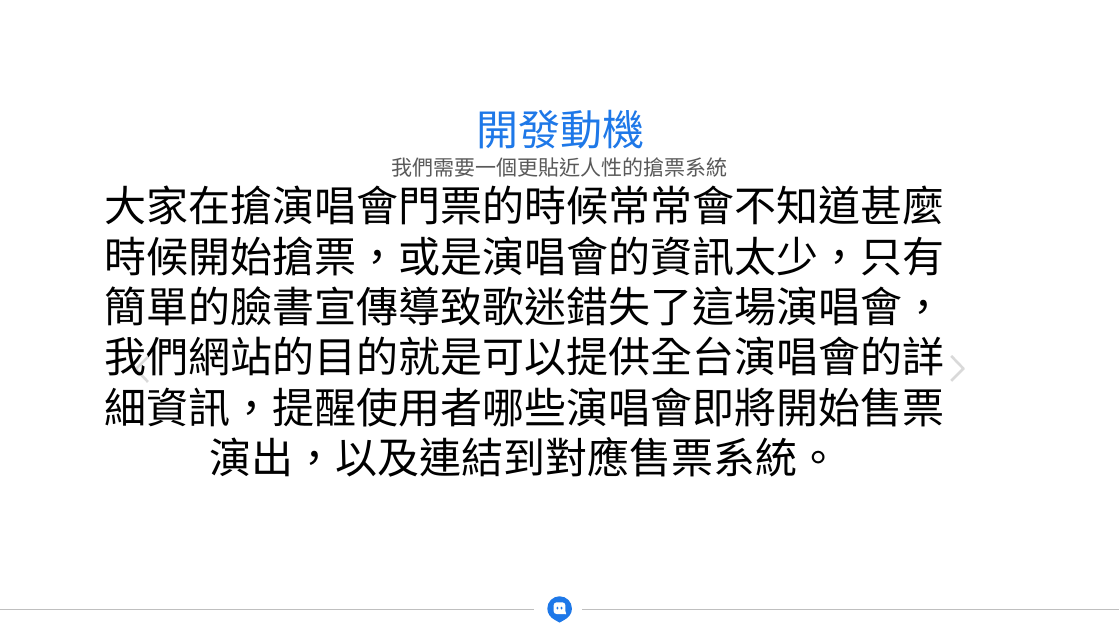
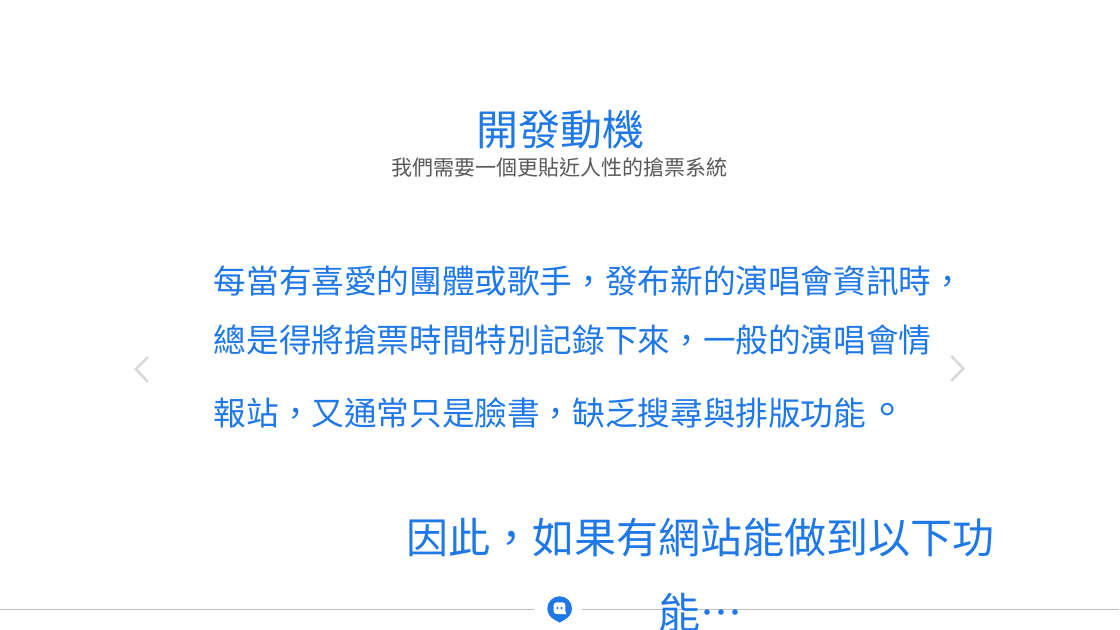
Before and after one commit to nozomi396/ntustFinalProject, a slide deck: slide 4 of 網頁製作PPT.pptx. Drawn at 1120x630 pixels with LibreOffice and Linux fonts; fonts in the diff are those of the drawing. Boxes give left, top, right and bottom in pixels: in the first picture for what was removed or moved away, otherwise in the second. Text is boxed around its words. In the diff, an @@ line names an element or a change of style, - is before the commit and + after.

```diff
--- a/網頁製作PPT.pptx
+++ b/網頁製作PPT.pptx
@@ text removed at box(104, 185, 944, 477) @@
-大家在搶演唱會門票的時候常常會不知道甚麼時候開始搶票，或是演唱會的資訊太少，只有簡單的臉書宣傳導致歌迷錯失了這場演唱會，我們網站的目的就是可以提供全台演唱會的詳細資訊，提醒使用者哪些演唱會即將開始售票演出，以及連結到對應售票系統。
@@ text added at box(214, 265, 964, 428), 28 pt, text #1E78E8 @@
+每當有喜愛的團體或歌手，發布新的演唱會資訊時，總是得將搶票時間特別記錄下來，一般的演唱會情報站，又通常只是臉書，缺乏搜尋與排版功能。
@@ text added at box(406, 517, 994, 557), 36 pt, text #1E78E8 @@
+因此，如果有網站能做到以下功能…
```
Also in this commit, not shown: 1 slide added.
